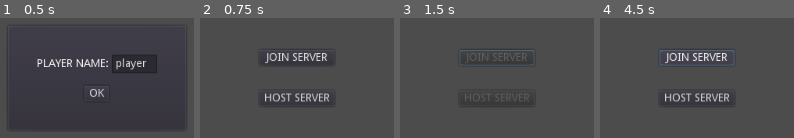
Above: before the commit, frames 1-4 (left to right).
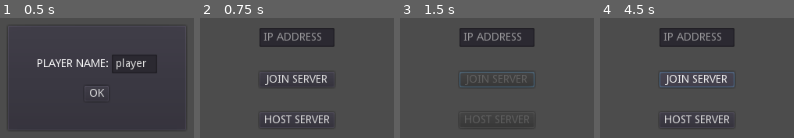
Above: after the commit, the same moments.

Repository: juliohq/node-sync-example
Game: Godot game, scene res://Root.tscn
Same seed, same stepped clock (60 frames per second), same inputs: the game is played once before the commit and once after it.
Inputs:
- Up to frame 1 (0.5 s): no input
- Up to frame 2 (0.75 s): click "OK" at 0.5 s
- Up to frame 3 (1.5 s): click "JOIN SERVER" at 1.25 s
- Up to frame 4 (4.5 s): hold D (RIGHT) 2.03-2.78 s; hold S (DOWN) 2.78-3.53 s; hold D (RIGHT) 3.53-4.28 s; hold W (UP) from 4.28 s (still down)

Frame 1 is identical in both runs. In frame 2, 11% of the frame differs, in the area x 30-70%, y 8-91%; in frame 3, 6.1%; in frame 4, 12%.

Commit message:
Add ip edit

Diff:
--- a/lobby/Lobby.gd
+++ b/lobby/Lobby.gd
@@ -7,6 +7,7 @@
 onready var Players = $Margin/Players
 onready var Waiting = $Center/Box/Waiting
 onready var PlayerCount = $Center/Box/PlayerCount
+onready var IPEdit = $Center/Box/IPEdit
 onready var Join = $Center/Box/Join
 onready var Host = $Center/Box/Host
 onready var Start = $Center/Box/Start
--- a/lobby/Lobby.tscn
+++ b/lobby/Lobby.tscn
@@ -29,9 +29,9 @@
 
 [node name="Box" type="VBoxContainer" parent="Center"]
 margin_left = 464.0
-margin_top = 264.0
+margin_top = 236.0
 margin_right = 560.0
-margin_bottom = 336.0
+margin_bottom = 364.0
 custom_constants/separation = 32
 
 [node name="Waiting" type="Label" parent="Center/Box"]
@@ -50,15 +50,21 @@
 align = 1
 valign = 1
 
+[node name="IPEdit" type="LineEdit" parent="Center/Box"]
+margin_right = 96.0
+margin_bottom = 24.0
+placeholder_text = "IP ADDRESS"
+
 [node name="Join" type="Button" parent="Center/Box"]
+margin_top = 56.0
 margin_right = 96.0
-margin_bottom = 20.0
+margin_bottom = 76.0
 text = "JOIN SERVER"
 
 [node name="Host" type="Button" parent="Center/Box"]
-margin_top = 52.0
+margin_top = 108.0
 margin_right = 96.0
-margin_bottom = 72.0
+margin_bottom = 128.0
 text = "HOST SERVER"
 
 [node name="Start" type="Button" parent="Center/Box"]
